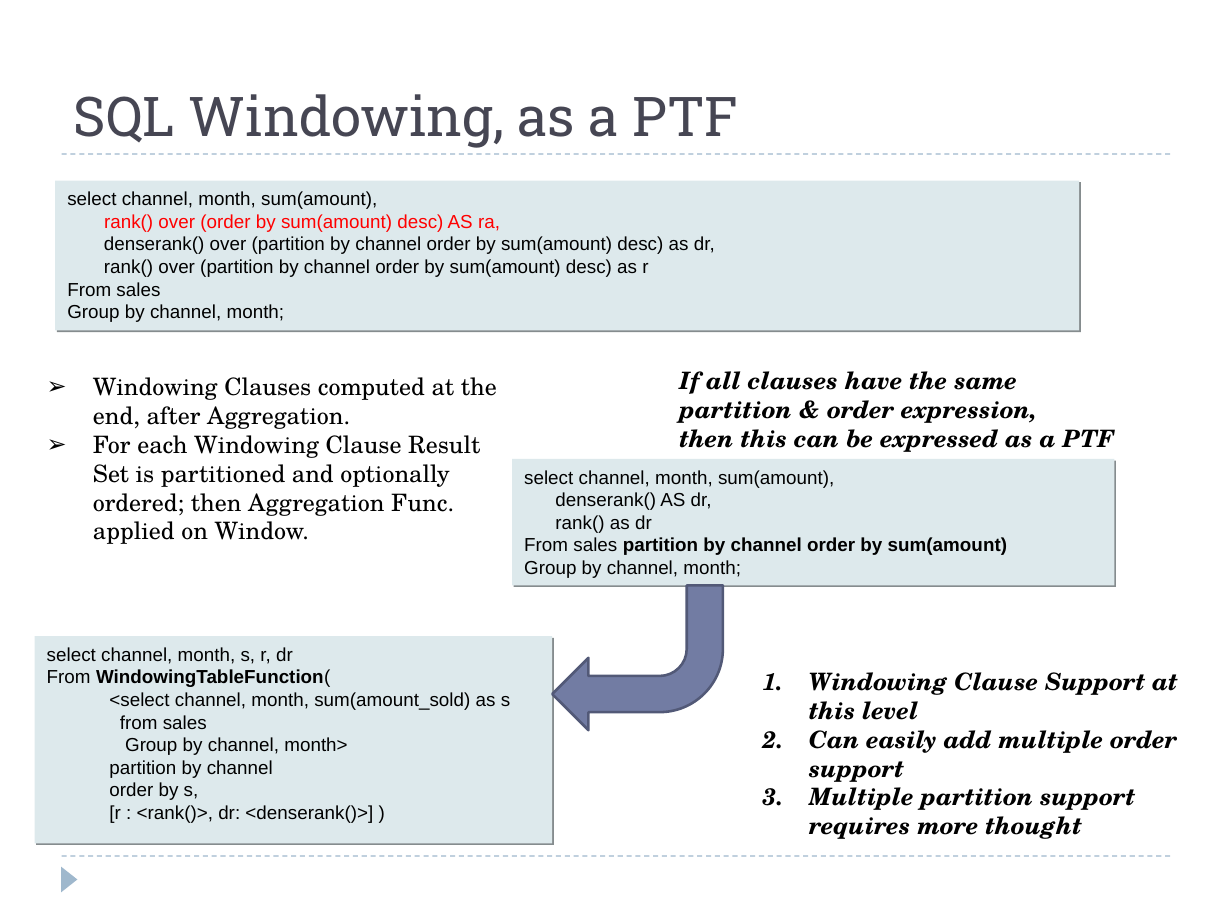
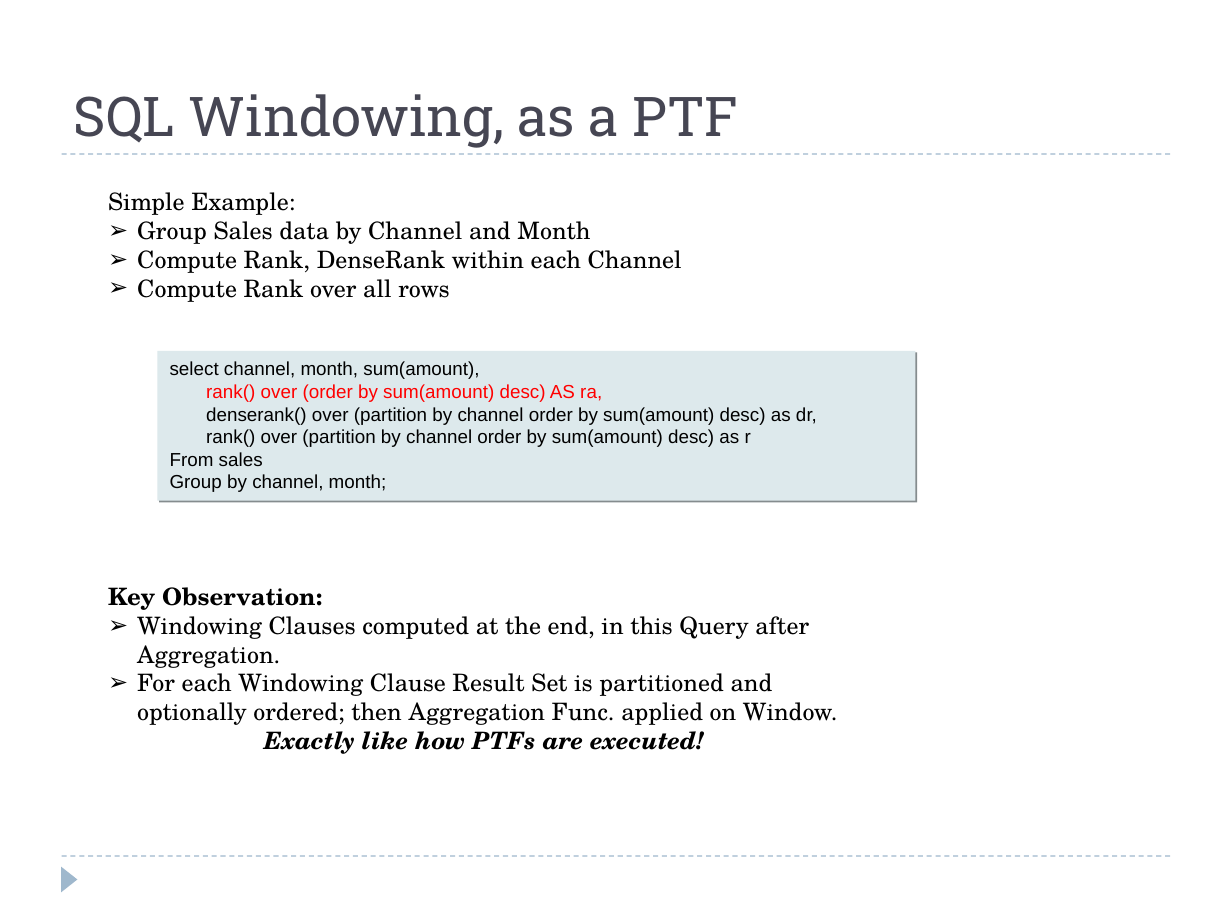
Before and after one commit to hbutani/SQLWindowing, a slide deck: slide 6 of docs/SQW.ppt (slide 9 before the commit). Drawn at 1232x924 pixels with LibreOffice and Linux fonts; fonts in the diff are those of the drawing. Boxes give left, top, right and bottom in pixels: in the first picture for what was removed or moved away, otherwise in the second. Text is boxed around its words. In the diff, an @@ line names an element or a change of style, - is before the commit and + after.

```diff
--- a/docs/SQW.ppt
+++ b/docs/SQW.ppt
@@ text added at <box>108,192,682,302</box>, 14 pt, text #000000 @@
+Simple Example:
+➢ Group Sales data by Channel and Month
+➢ Compute Rank, DenseRank within each Channel
+➢ Compute Rank over all rows
@@ rectangle "select channel, month, sum(amount),": place and size @@
-rectangle "select channel, month, sum(amount)," at <box>55,181,1079,331</box>
+rectangle "select channel, month, sum(amount)," at <box>158,351,915,501</box>
@@ text removed at <box>679,371,1115,452</box> @@
-If all clauses have the same
-partition & order expression,
-then this can be expressed as a PTF
@@ rectangle removed at <box>513,460,1115,586</box> @@
-select channel, month, sum(amount),
-denserank() AS dr,
-rank() as dr
-From sales partition by channel order by sum(amount)
-Group by channel, month;
@@ text "Key Observation:": place and size @@
-text "Key Observation:" at <box>93,377,497,544</box>
+text "Key Observation:" at <box>108,587,838,754</box>
@@ text at <box>108,587,809,668</box>: text changed @@
-➢ Windowing Clauses computed at the end, after Aggregation.
+Key Observation:
+➢ Windowing Clauses computed at the end, in this Query after Aggregation.
@@ freeform shape removed at <box>552,585,723,731</box> @@
@@ rectangle removed at <box>34,636,552,843</box> @@
-select channel, month, s, r, dr
-From WindowingTableFunction(
-<select channel, month, sum(amount_sold) as s
-from sales
-Group by channel, month>
-partition by channel
-order by s,
-[r : <rank()>, dr: <denserank()>] )
@@ text at <box>137,673,838,725</box>: indent changed @@
@@ text removed at <box>809,672,1178,839</box> @@
-1. Windowing Clause Support at this level
-2. Can easily add multiple order support
-3. Multiple partition support requires more thought
@@ text at <box>264,731,704,754</box>: paragraph added @@
+Exactly like how PTFs are executed!
```
Also in this commit, not shown: 12 other slides changed, 20 slides added, 1 slide removed.
